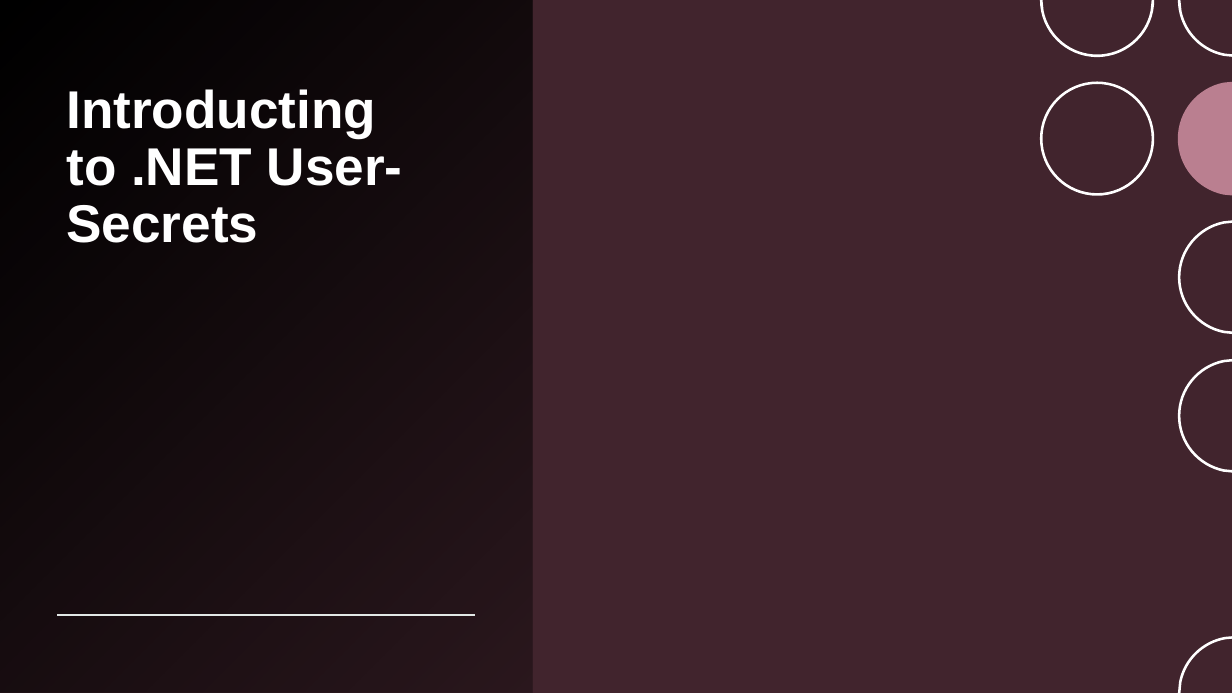
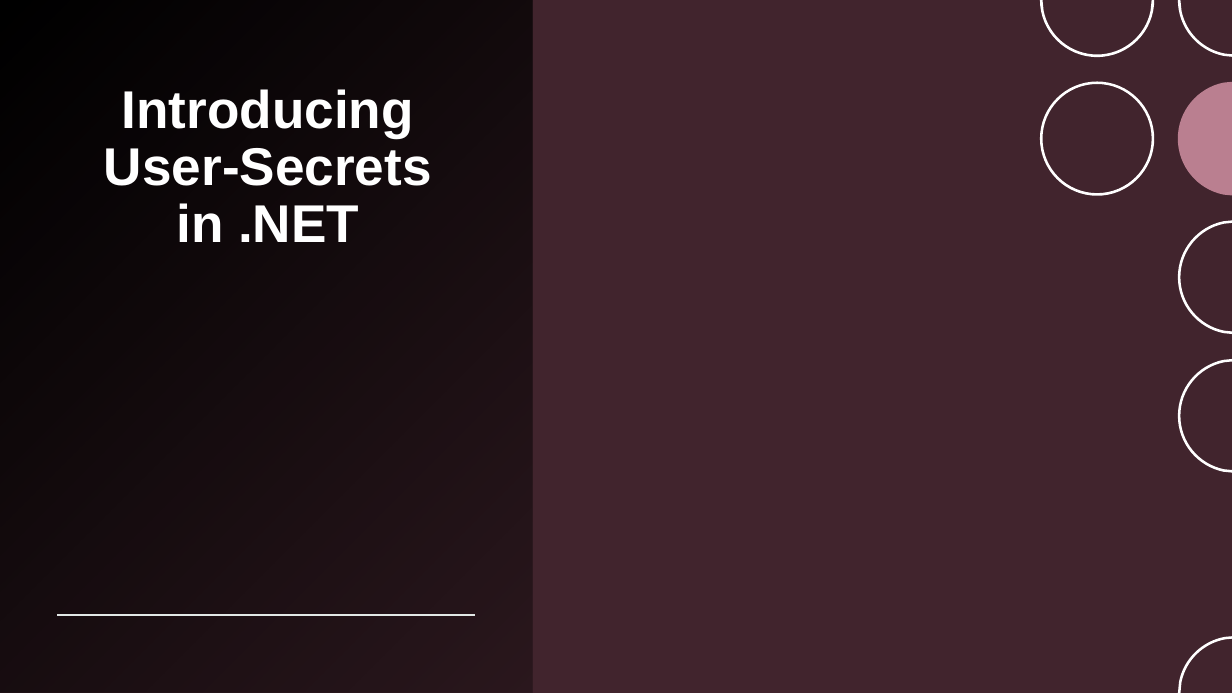
Before and after one commit to pulcher/stop-checking-in-secrets, a slide deck: slide 5 of stop-checking-in-secrets.pptx. Drawn at 1232x693 pixels with LibreOffice and Linux fonts; fonts in the diff are those of the drawing; background and template pictures are left out. Boxes give left, top, right and bottom in pixels: in the first picture for what was removed or moved away, otherwise in the second. Text is boxed around its words. In the diff, an @@ line names an element or a change of style, - is before the commit and + after.

```diff
--- a/stop-checking-in-secrets.pptx
+++ b/stop-checking-in-secrets.pptx
@@ title at [104,89,432,242]: text changed @@
-Introducting to .NET User-Secrets
+Introducing
+User-Secrets
+in .NET
```
Also in this commit, not shown: 6 other slides changed, 3 slides added.
